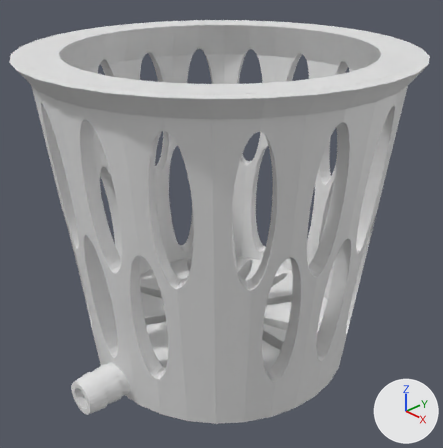
The Blender file model/net-pot.blend, before and after one commit.
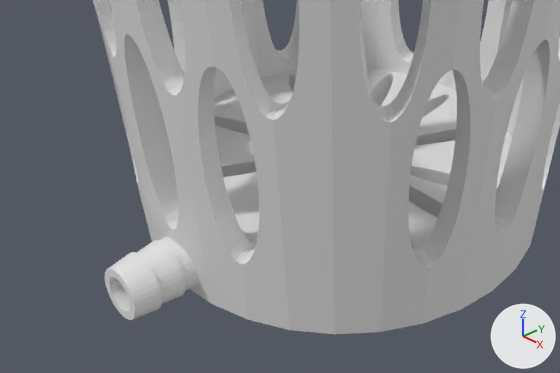
Old and new are each drawn whole from a 50 mm camera at (0.1224, -0.1147, 0.1293) aimed at (0.0018, -0.0012, 0.0489) and again close up on the part from 1% to 81% of the width and 48% to 100% of the height. Lighting does not change. The marker at lower right points along +X, +Y and +Z.

The first close-up shows 'main'.
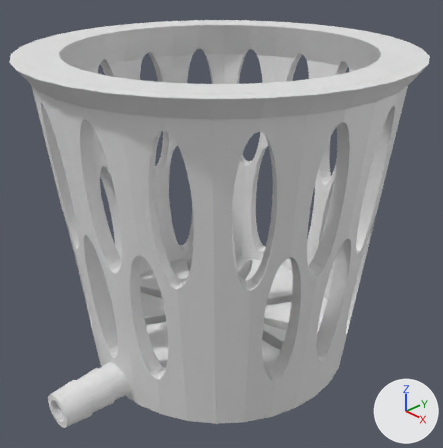
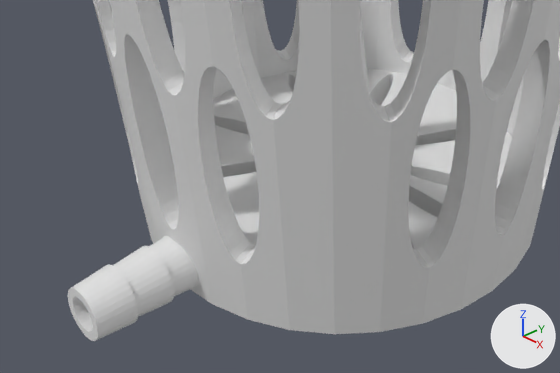
ob_nozzle is not drawn itself; it is used by a modifier of ob_main.
ob_channel is not drawn itself; it is used by a modifier of ob_main.

Changed parts and their boxes (x1, y1, x2, y2) in the close-ups (560 x 373 px; the box of a moved part takes in the faces that stretch with it):
'main', reshaped, mesh moved, mesh rescaled: before (93, 0, 560, 334); after (68, 0, 560, 341)
part 1 of me_cylinder_056, deleted: before (423, 95, 449, 117)
part 2 of me_cylinder_069, moved or reshaped: before (105, 236, 198, 320); after (68, 236, 198, 341)
part 4 of me_cylinder_003, moved or reshaped: before (109, 277, 130, 312); after (72, 297, 93, 332)

The change in detail:
me_cylinder_056 has 704 vertices, 374 faces and spans x -2.9..2.9, y -17.4..17.4, z -0.5..0.9.
me_cylinder_056 is used by ob_bottom_punch; location (0.0, 0.0, 0.01); rotation (0.0, 0.0, 1.091), in degrees (0, 0, 63); scale (0.012, 0.002, 0.01).
me_cylinder_056 part 1: the loose piece of 64 vertices spanning x 0.7..2.5, y 1.8..8.1, z -0.5..0.9 is deleted.
me_cylinder_069 has 192 vertices, 102 faces and spans x -0.005..0.005, y -0.005..0.005, z -0.0148..0.0.
me_cylinder_069 is used by ob_nozzle; location (0.0, -0.038, 0.012); rotation (-1.571, 0.0, 0.0), in degrees (-90, 0, 0); scale (1.1, 1.1, 1.0).
me_cylinder_069 part 2: the whole mesh is moved by (0.0, -0.01091, -0.02556).
me_cylinder_039 has 64 vertices, 34 faces and spans x -1.0..1.0, y -1.0..1.0, z -2.04..0.0.
me_cylinder_039 is used by ob_ch_bridge; location (0.0, -0.0432, 0.012); rotation (1.571, 0.0, 0.0), in degrees (90, 0, 0); scale (0.00375, 0.003, 0.025).
me_cylinder_039 part 3: the whole mesh is scaled about its middle by (1, 1, 2.27), then moved by (0.0, 0.0, -0.7).
me_cylinder_003 has 64 vertices, 34 faces and spans x -1.0..1.0, y -12.57..-5.9, z 0.77..1.42.
me_cylinder_003 is used by ob_channel; location (0.0, -0.018, 0.001); scale (0.00325, 0.00325, 0.01).
me_cylinder_003 part 4: the whole mesh is scaled about its middle by (1, 6, 1), then moved by (0.0, 9.24, -1.1).
Object 'nozzle' (ob_nozzle) moves from (0.0, -0.038, 0.012) to (0.0, 0.0, 0.0).
Object 'nozzle' (ob_nozzle) is rescaled from (1.1, 1.1, 1.0) to (1.1, 1.1, 1.49).
Object 'channel' (ob_channel) moves from (0.0, -0.018, 0.001) to (0.0, 0.0, 0.012).
